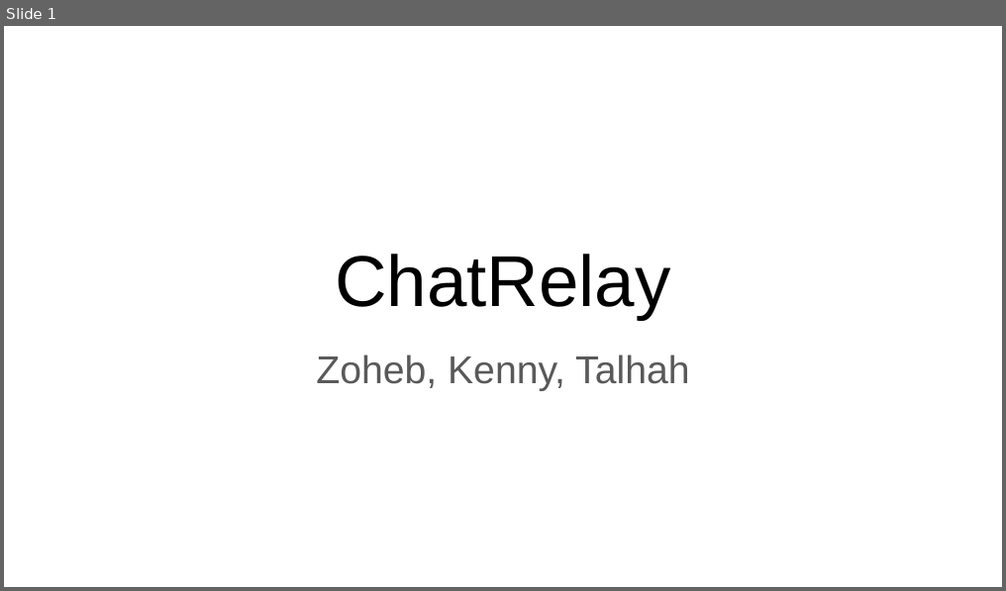
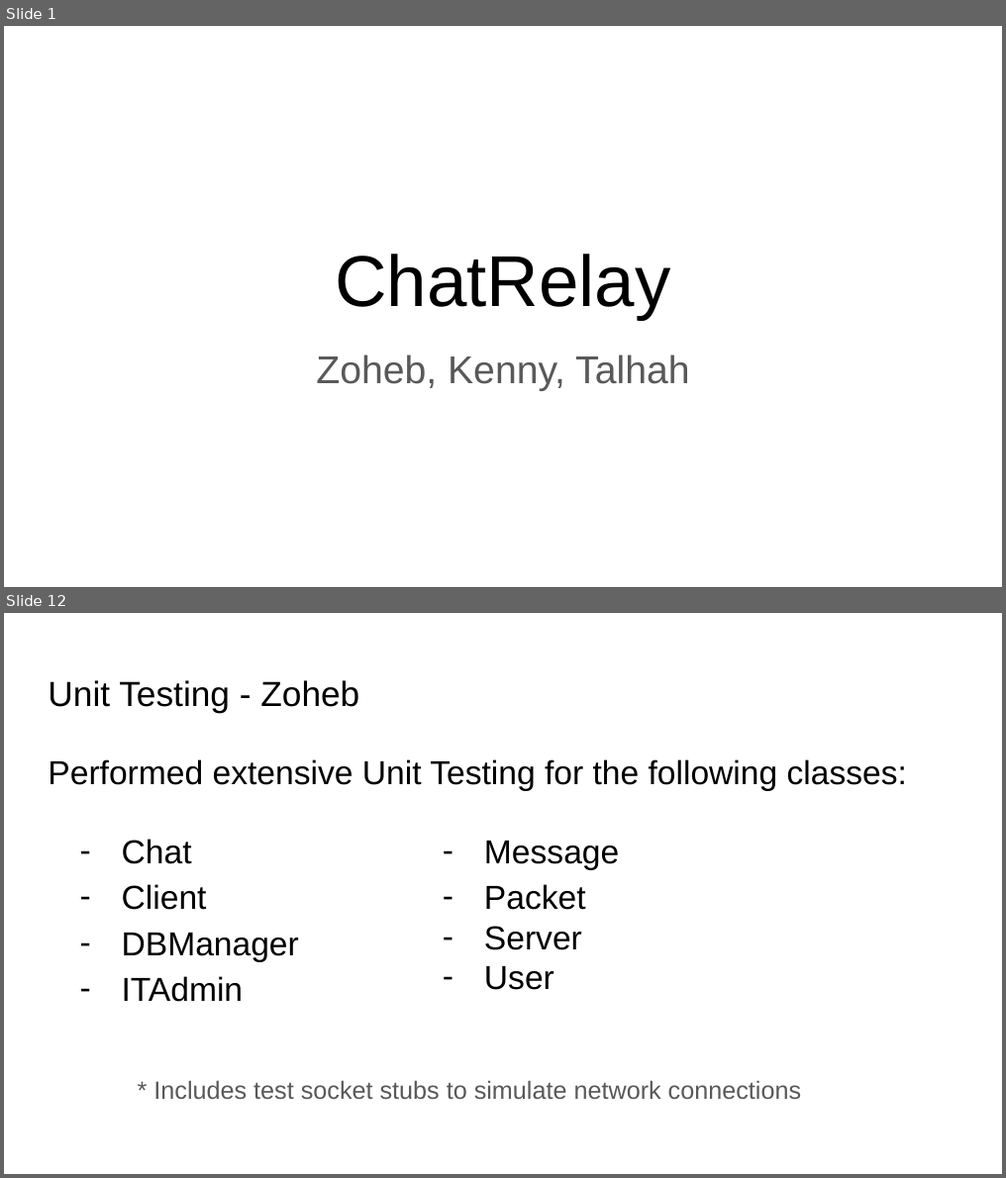
Before and after one commit to ZohebSharif/communicationsGroup4, a slide deck: Phase 3 Documents/chatRelayFinalPresentationSlides.pptx. Shown one above the other, each under a label of ours: slide 1 before the commit, slides 1 and 12 after it; the slides between them are not shown. The pictures are 1006x591 and 1006x1178 pixels, drawn with LibreOffice and Linux fonts; fonts in the diff are those of the drawing. Boxes give left, top, right and bottom in pixels: in the first picture for what was removed or moved away, otherwise in the second. Text is boxed around its words. In the diff, an @@ line names an element or a change of style, - is before the commit and + after.

Commit message:
finished slides for USER, MESSAGE, CHAT, and UNIT TESTING

```diff
--- a/Phase 3 Documents/chatRelayFinalPresentationSlides.pptx
+++ b/Phase 3 Documents/chatRelayFinalPresentationSlides.pptx
@@ slide 12 added at (x1=4, y1=613, x2=1002, y2=1174), background #FFFFFF @@
@@ title added at (x1=48, y1=680, x2=359, y2=712), 25.2 pt, text #000000 @@
+Unit Testing - Zoheb
@@ text added at (x1=48, y1=760, x2=907, y2=791), 24 pt, text #000000 @@
+Performed extensive Unit Testing for the following classes:
@@ text added at (x1=122, y1=839, x2=299, y2=1002), 24 pt, text #000000 @@
+– Chat
+– Client
+– DBManager
+– ITAdmin
@@ text added at (x1=484, y1=841, x2=619, y2=990), 24 pt, text #000000 @@
+– Message
+– Packet
+– Server
+– User
@@ text added at (x1=153, y1=1080, x2=801, y2=1099), 18 pt, text #595959 @@
+* Includes test socket stubs to simulate network connections
```
Also in this commit, not shown: 13 other slides added.
